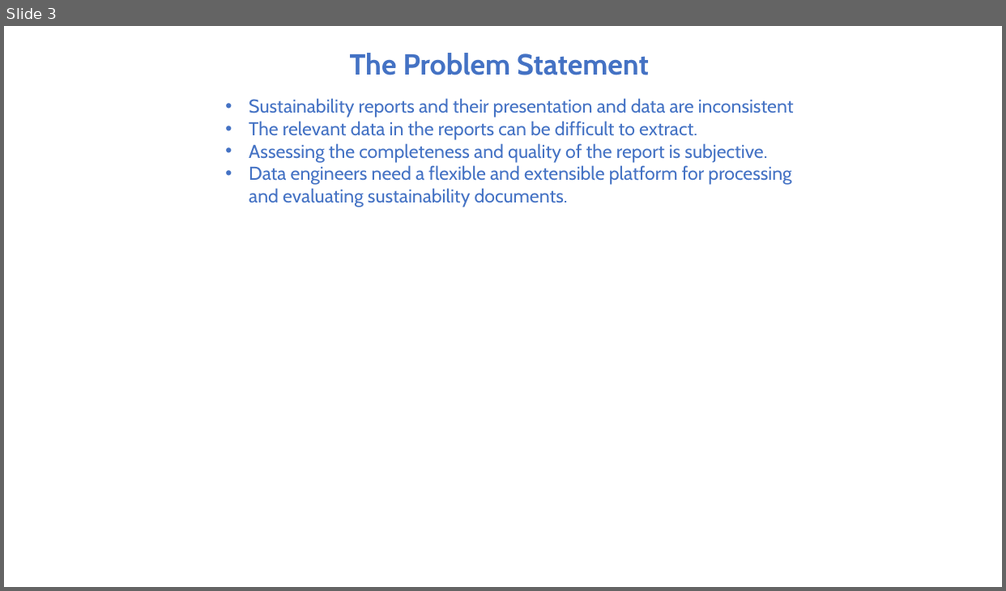
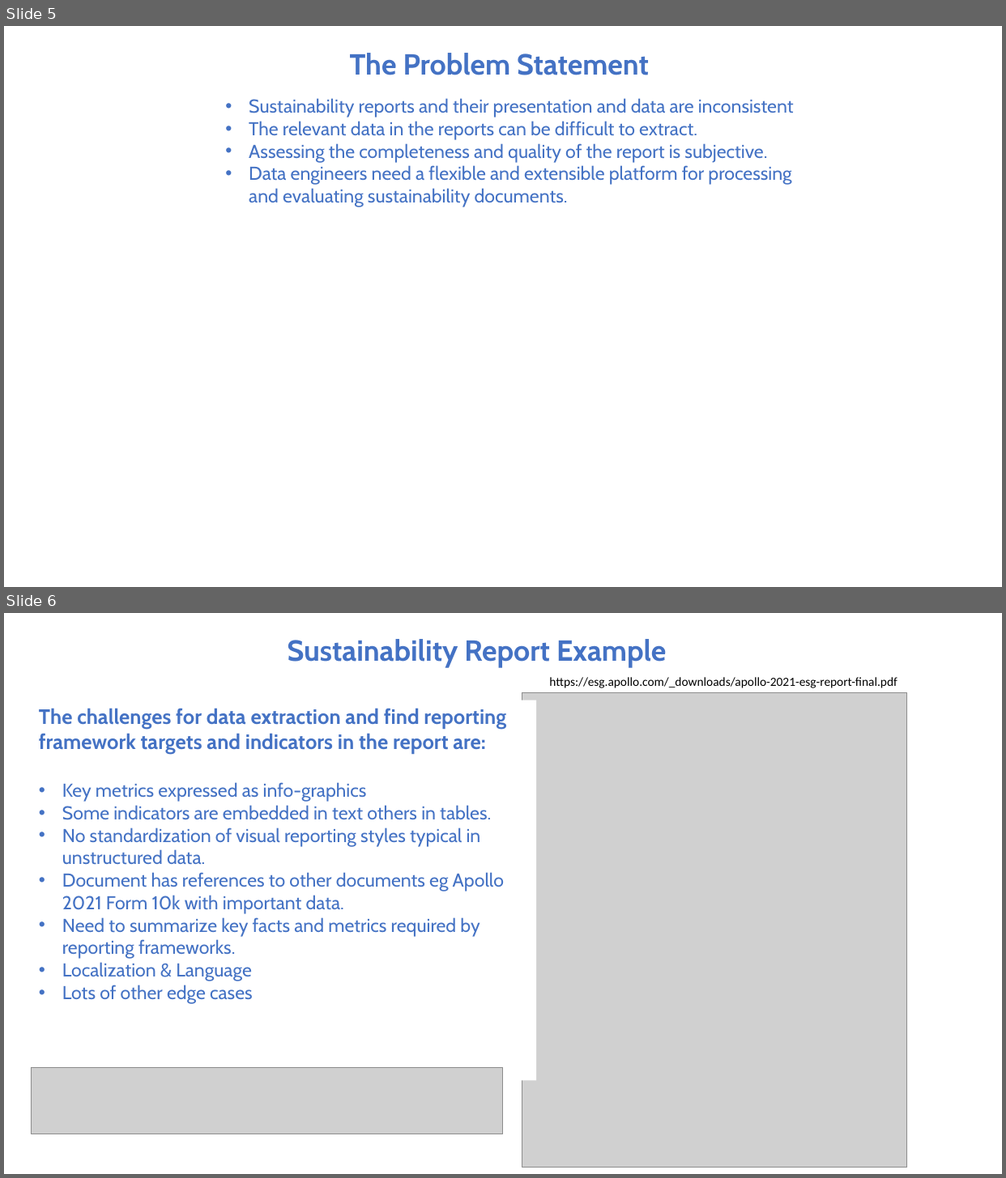
Before and after one commit to appliedcognetics/esgWorkshop, a slide deck: src/workshop/documents/presentation.pptx. Shown one above the other, each under a label of ours: slide 3 before the commit, slides 5 and 6 after it. The pictures are 1006x591 and 1006x1178 pixels, drawn with LibreOffice and Linux fonts; fonts in the diff are those of the drawing; grey boxes stand for pictures. Boxes give left, top, right and bottom in pixels: in the first picture for what was removed or moved away, otherwise in the second. Text is boxed around its words. In the diff, an @@ line names an element or a change of style, - is before the commit and + after.

```diff
--- a/src/workshop/documents/presentation.pptx
+++ b/src/workshop/documents/presentation.pptx
@@ slide 6 added at [4, 613, 1002, 1174], background #FFFFFF @@
@@ title added at [288, 639, 666, 668], 28 pt, text #4472C4, bold @@
+Sustainability Report Example
@@ text added at [549, 677, 897, 688], 12 pt, text #000000 @@
+https://esg.apollo.com/_downloads/apollo-2021-esg-report-final.pdf
@@ text added at [39, 708, 506, 1004], 18 pt, text #4472C4 @@
+The challenges for data extraction and find reporting framework targets and indicators in the report are:
+• Key metrics expressed as info-graphics
+• Some indicators are embedded in text others in tables.
+• No standardization of visual reporting styles typical in unstructured data.
+• Document has references to other documents eg Apollo 2021 Form 10k with important data.
+• Need to summarize key facts and metrics required by reporting frameworks.
+• Localization & Language
+• Lots of other edge cases
@@ picture added at [522, 692, 908, 1168] @@
@@ picture added at [32, 1067, 503, 1135] @@
@@ what was slide 3 is now slide 5 @@
```
Also in this commit, not shown: 5 slides changed, 2 other slides added, 1 slide removed, 1 other file.
